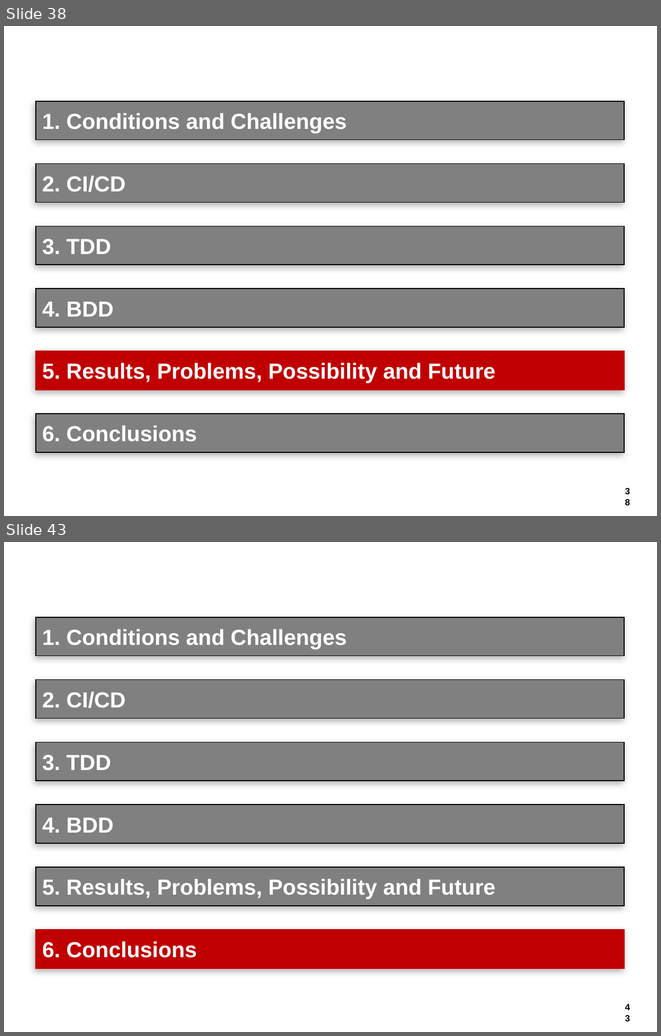
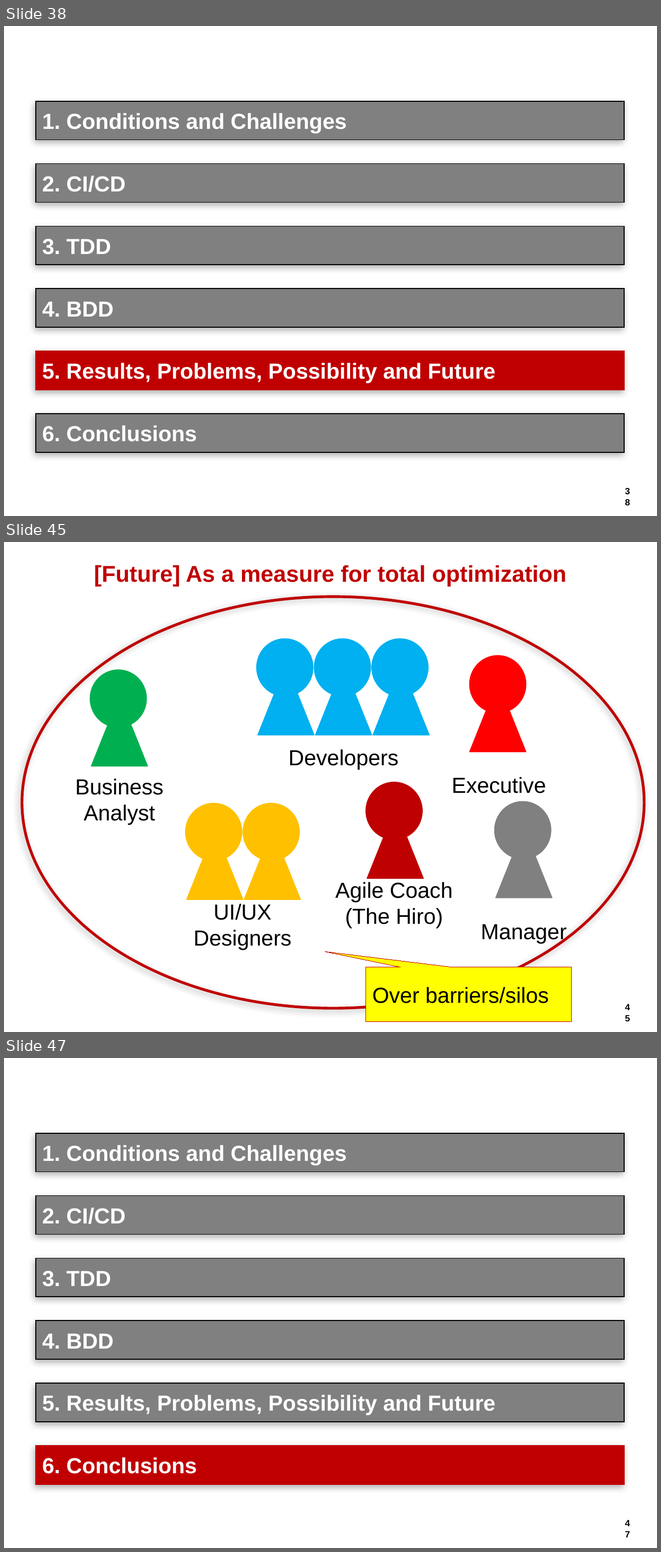
Before and after one commit to hageyahhoo/agile2014, a slide deck: presentations/TechnologyDrivenDevelopment.pptx. Shown one above the other, each under a label of ours: slides 38 and 43 before the commit, slides 38, 45 and 47 after it; the slides between them are not shown. The pictures are 661x1036 and 661x1552 pixels, drawn with LibreOffice and Linux fonts; fonts in the diff are those of the drawing; background and template pictures are left out. Boxes give left, top, right and bottom in pixels: in the first picture for what was removed or moved away, otherwise in the second. Text is boxed around its words. In the diff, an @@ line names an element or a change of style, - is before the commit and + after.

```diff
--- a/presentations/TechnologyDrivenDevelopment.pptx
+++ b/presentations/TechnologyDrivenDevelopment.pptx
@@ slide 45 added at [4, 542, 657, 1032], background #FFFFFF; not listed: 1 template element that a slide beside it also shows @@
@@ title added at [94, 565, 567, 586], 25.2 pt, text #C00000, bold @@
+[Future] As a measure for total optimization
@@ ellipse added at [22, 597, 645, 1008], outline #C00000 3 pt @@
@@ group added at [257, 638, 429, 769]: 3 triangles, 3 ellipses, 1 text @@
+Developers
@@ ellipse added at [469, 655, 526, 713], fill #FF0000, outline #FF0000 0.75 pt @@
@@ ellipse added at [90, 670, 147, 728], fill #00B050, outline #00B050 0.75 pt @@
@@ triangle added at [469, 681, 526, 751], fill #FF0000, outline #FF0000 0.75 pt @@
@@ triangle added at [91, 696, 148, 766], fill #00B050, outline #00B050 0.75 pt @@
@@ text added at [75, 778, 164, 824], 24 pt, text #000000 @@
+Business
+Analyst
@@ text added at [452, 777, 546, 793], 24 pt, text #000000 @@
+Executive
@@ ellipse added at [366, 782, 422, 839], fill #BF0000, outline #BF0000 0.75 pt @@
@@ group added at [185, 803, 300, 950]: 2 triangles, 2 ellipses, 1 text @@
+UI/UX
+Designers
@@ triangle added at [367, 808, 423, 878], fill #BF0000, outline #BF0000 0.75 pt @@
@@ ellipse added at [494, 801, 550, 859], fill #808080, outline #808080 0.75 pt @@
@@ triangle added at [496, 827, 552, 898], fill #808080, outline #808080 0.75 pt @@
@@ text added at [335, 882, 453, 928], 24 pt, text #000000 @@
+Agile Coach
+(The Hiro)
@@ text added at [481, 924, 567, 943], 24 pt, text #000000 @@
+Manager
@@ speech box added at [366, 967, 572, 1021], fill #FFFF00, outline #C00000 0.75 pt, 24 pt, text #000000 @@
+Over barriers/silos
@@ what was slide 43 is now slide 47 @@
```
Also in this commit, not shown: 5 slides changed, 9 other slides added, 5 slides removed.
